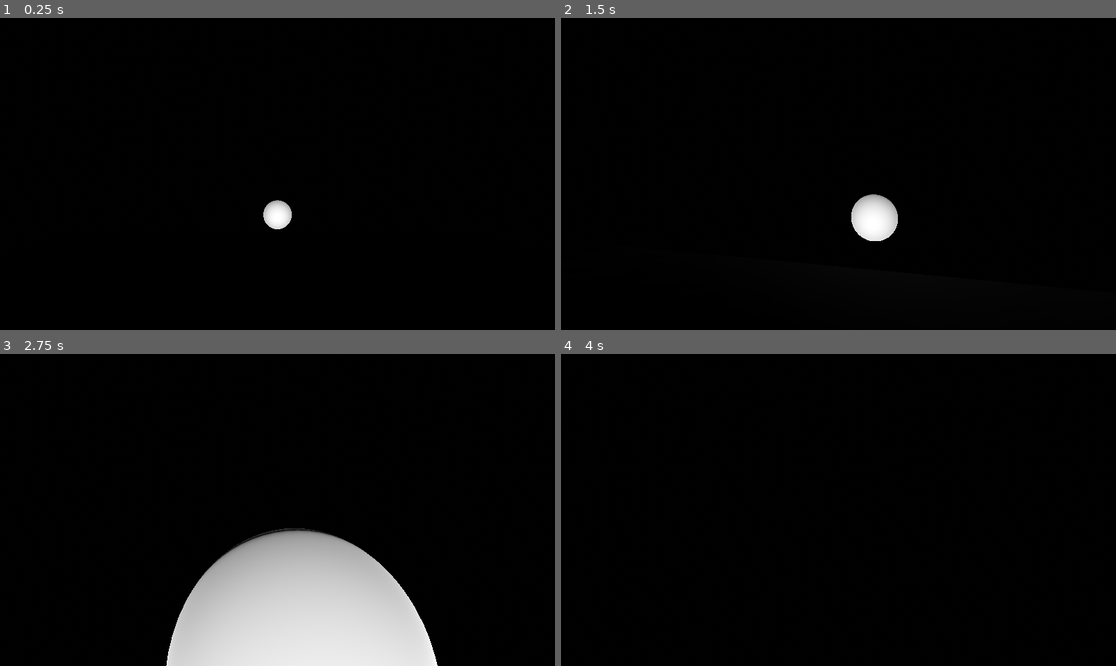
Above: before the commit, frames 1-4 (two rows, left to right).
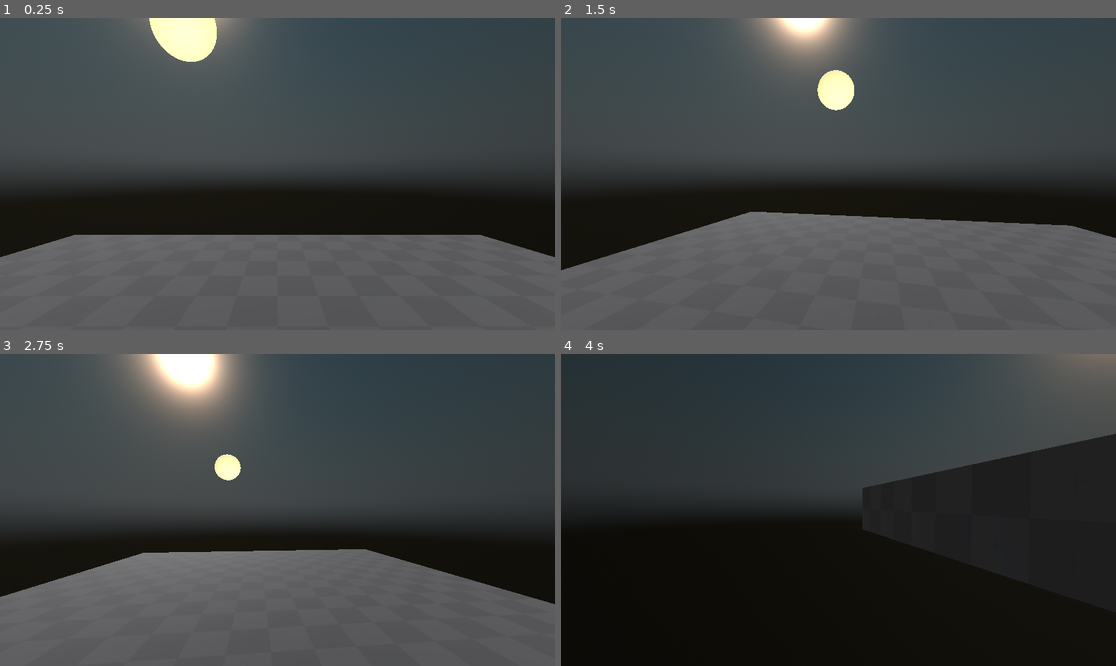
Above: after the commit, the same moments.

Repository: FroggLeo/driving-game
Game: Godot game, scene res://world.tscn
Same seed, same stepped clock (60 frames per second), same inputs: the game is played once before the commit and once after it.
Inputs (mouse positions are in pixels of both pictures, inside the frame that each line leads up to):
- Up to frame 1 (0.25 s): no input
- Up to frame 2 (1.5 s): tap Enter at 0.5 s; move the mouse to (866, 174) at 0.52 s; hold Mouse wheel up (zoom_in) 0.53-1.28 s; hold W (move_forward) from 0.53 s (still down); tap Space (jump) at 0.77 s; move the mouse to (810, 174) at 1.27 s; right-click (810, 174) at 1.35 s
- Up to frame 3 (2.75 s): keep holding W (move_forward); tap Space (jump) at 1.52 s; tap Mouse wheel up (zoom_in) at 1.55 s; move the mouse to (288, 503) at 2.02 s; hold Mouse wheel up (zoom_in) from 2.03 s (still down)
- Up to frame 4 (4 s): keep holding W (move_forward); move the mouse to (832, 516) at 2.77 s; release Mouse wheel up (zoom_in) at 2.78 s; tap Mouse wheel down (zoom_out) at 2.85 s; tap Space (jump) at 3.02, 3.77 s; tap Mouse wheel up (zoom_in) at 3.05 s; move the mouse to (877, 513) at 3.52 s; hold Mouse wheel up (zoom_in) from 3.53 s (still down); tap Alt at 3.6 s

The runs differ from the first frame. In frame 1, 87% of the frame differs, in the area x 0-100%, y 0-100%; in frame 2, 89%; in frame 3, 91%; in frame 4, 60%.

Commit message:
add code to rotate player when moving in 3rd person

Diff:
--- a/godot_project/environment/sky.tscn
+++ b/godot_project/environment/sky.tscn
@@ -1,22 +1,10 @@
-[gd_scene load_steps=10 format=3 uid="uid://cmvvu0pixwdta"]
+[gd_scene load_steps=9 format=3 uid="uid://cmvvu0pixwdta"]
 
-[ext_resource type="Shader" uid="uid://ca58wpfd1jknh" path="res://environment/sky_physical_modified.gdshader" id="1_t5sdn"]
+[ext_resource type="Material" uid="uid://bkvdhlri11df5" path="res://environment/sky_shader.tres" id="1_t5sdn"]
 [ext_resource type="Script" uid="uid://bhq4nv4os3os0" path="res://environment/sky.gd" id="2_dptxg"]
 
-[sub_resource type="ShaderMaterial" id="ShaderMaterial_rdg10"]
-shader = ExtResource("1_t5sdn")
-shader_parameter/rayleigh = 2.0
-shader_parameter/rayleigh_color = Color(0.175, 0.41, 0.999, 1)
-shader_parameter/mie = 0.005
-shader_parameter/mie_eccentricity = 0.8
-shader_parameter/mie_color = Color(0.9, 0.9, 0.9, 1)
-shader_parameter/turbidity = 3.0
-shader_parameter/sun_disk_scale = 0.53
-shader_parameter/ground_color = Color(0.18, 0.18, 0.18, 1)
-shader_parameter/exposure = 1.0
-
 [sub_resource type="Sky" id="Sky_t5sdn"]
-sky_material = SubResource("ShaderMaterial_rdg10")
+sky_material = ExtResource("1_t5sdn")
 
 [sub_resource type="Environment" id="Environment_rdg10"]
 background_mode = 2
@@ -47,6 +35,7 @@
 
 [node name="sun_light" type="DirectionalLight3D" parent="sun_tilt/sun"]
 transform = Transform3D(1, 0, 0, 0, -4.371139e-08, -1, 0, 1, -4.371139e-08, 0, -5, 0)
+light_energy = 3.0
 light_volumetric_fog_energy = 2.0
 
 [node name="sun_mesh" type="MeshInstance3D" parent="sun_tilt/sun"]
--- a/godot_project/environment/sky_shader.tres
+++ b/godot_project/environment/sky_shader.tres
@@ -1,12 +1,4 @@
-[gd_resource type="PhysicalSkyMaterial" load_steps=3 format=3 uid="uid://bkvdhlri11df5"]
-
-[sub_resource type="Gradient" id="Gradient_rhrpy"]
-offsets = PackedFloat32Array(0, 0.49122807)
-colors = PackedColorArray(0, 0, 0, 1, 0.000666666, 0, 0.01, 1)
-
-[sub_resource type="GradientTexture2D" id="GradientTexture2D_j5yi2"]
-gradient = SubResource("Gradient_rhrpy")
-fill_from = Vector2(1, 1)
+[gd_resource type="PhysicalSkyMaterial" format=3 uid="uid://bkvdhlri11df5"]
 
 [resource]
 rayleigh_color = Color(0.29400003, 0.5912667, 0.98, 1)
@@ -14,4 +6,3 @@
 mie_eccentricity = 0.95
 mie_color = Color(1, 0.88266665, 0.84000003, 1)
 turbidity = 2.2
-night_sky = SubResource("GradientTexture2D_j5yi2")
--- a/godot_project/player/player.gd
+++ b/godot_project/player/player.gd
@@ -6,7 +6,7 @@
 func _ready():
 	%third_person_spring.spring_length = 0
 	Input.set_mouse_mode(Input.MOUSE_MODE_CAPTURED)
-	$first_person_cam.make_current()
+	%first_person_cam.make_current()
 	Global.paused = false
 
 func _unhandled_input(event):
@@ -32,9 +32,9 @@
 	# first person camera movement
 	if event is InputEventMouseMotion and first_person:
 		rotation_degrees.y -= event.relative.x * Global.sensitivity
-		$first_person_cam.rotation_degrees.x -= event.relative.y * Global.sensitivity
+		%first_person_cam.rotation_degrees.x -= event.relative.y * Global.sensitivity
 		# limits for vertical rotation
-		$first_person_cam.rotation_degrees.x = clamp($first_person_cam.rotation_degrees.x, -80, 80)
+		%first_person_cam.rotation_degrees.x = clamp(%first_person_cam.rotation_degrees.x, -80, 80)
 
 	# auto switch camera
 	# TODO match camera rotation when switching cams
@@ -45,7 +45,7 @@
 			$third_person_spring/third_person_cam.make_current()
 			Input.set_mouse_mode(Input.MOUSE_MODE_VISIBLE)
 		elif event.is_action_pressed("zoom_in"):
-			$first_person_cam.make_current()
+			%first_person_cam.make_current()
 			Input.set_mouse_mode(Input.MOUSE_MODE_CAPTURED)
 
 # Called every frame. 'delta' is the elapsed time since the previous frame.
@@ -89,6 +89,11 @@
 	velocity.x = direction.x * WALK_SPEED
 	velocity.z = direction.z * WALK_SPEED
 
+	# TODO fix this bro
+	if not first_person:
+		var player_rotation = atan2(-direction.x, -direction.z)
+		$Node3D.rotation.y = player_rotation
+
 	# jumping code
 	if not is_on_floor():
 		velocity.y -= GRAVITY * delta
--- a/godot_project/player/player.tscn
+++ b/godot_project/player/player.tscn
@@ -6,13 +6,13 @@
 
 [sub_resource type="CapsuleShape3D" id="CapsuleShape3D_bu0v1"]
 
+[sub_resource type="SphereShape3D" id="SphereShape3D_oul6g"]
+
 [sub_resource type="StandardMaterial3D" id="StandardMaterial3D_yw30f"]
 albedo_texture = ExtResource("2_g1dw6")
 
 [sub_resource type="CapsuleMesh" id="CapsuleMesh_sh265"]
 material = SubResource("StandardMaterial3D_yw30f")
-
-[sub_resource type="SphereShape3D" id="SphereShape3D_oul6g"]
 
 [sub_resource type="StandardMaterial3D" id="StandardMaterial3D_qjkh3"]
 albedo_texture = ExtResource("2_g1dw6")
@@ -23,17 +23,9 @@
 [node name="player" type="CharacterBody3D"]
 script = ExtResource("1_4flbx")
 
-[node name="first_person_cam" type="Camera3D" parent="."]
-unique_name_in_owner = true
-transform = Transform3D(1, 0, 0, 0, 1, 0, 0, 0, 1, 0, 1.5, 0)
-
 [node name="CollisionShape3D" type="CollisionShape3D" parent="."]
 transform = Transform3D(1, 0, 0, 0, 1, 0, 0, 0, 1, 0, 1, 0)
 shape = SubResource("CapsuleShape3D_bu0v1")
-
-[node name="MeshInstance3D" type="MeshInstance3D" parent="."]
-transform = Transform3D(1, 0, 0, 0, 1, 0, 0, 0, 1, 0, 1, 0)
-mesh = SubResource("CapsuleMesh_sh265")
 
 [node name="third_person_spring" type="SpringArm3D" parent="."]
 unique_name_in_owner = true
@@ -44,6 +36,18 @@
 [node name="third_person_cam" type="Camera3D" parent="third_person_spring"]
 transform = Transform3D(1, 0, 0, 0, 1, 0, 0, 0, 1, 8.742278e-08, 0, 1)
 
-[node name="MeshInstance3D2" type="MeshInstance3D" parent="."]
+[node name="Node3D" type="Node3D" parent="."]
+
+[node name="first_person_cam" type="Camera3D" parent="Node3D"]
+unique_name_in_owner = true
+transform = Transform3D(1, 0, 0, 0, 1, 0, 0, 0, 1, 0, 1.5, 0)
+
+[node name="MeshInstance3D" type="MeshInstance3D" parent="Node3D"]
+transform = Transform3D(1, 0, 0, 0, 1, 0, 0, 0, 1, 0, 1, 0)
+mesh = SubResource("CapsuleMesh_sh265")
+skeleton = NodePath("../..")
+
+[node name="MeshInstance3D2" type="MeshInstance3D" parent="Node3D"]
 transform = Transform3D(1, 0, 0, 0, 0.5, 0, 0, 0, 0.6, 0, 1.5, -0.29999998)
 mesh = SubResource("BoxMesh_rkbax")
+skeleton = NodePath("../..")
--- a/godot_project/world.tscn
+++ b/godot_project/world.tscn
@@ -21,7 +21,8 @@
 
 [node name="sky" parent="." instance=ExtResource("3_tlwt5")]
 day_length = 120.0
-time = 0.748
+sun_energy = 3.0
+time = 0.614
 year_time = 0.32
 moon_season = 0.472
 
